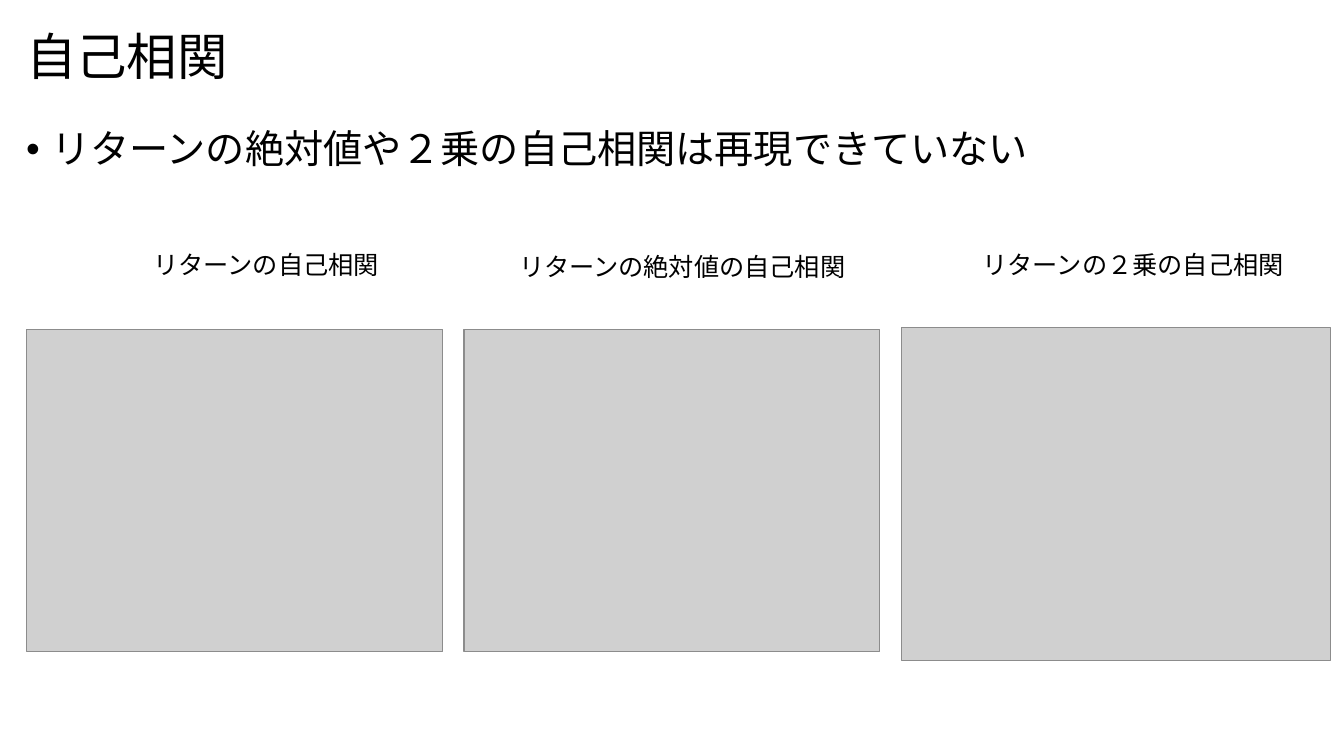
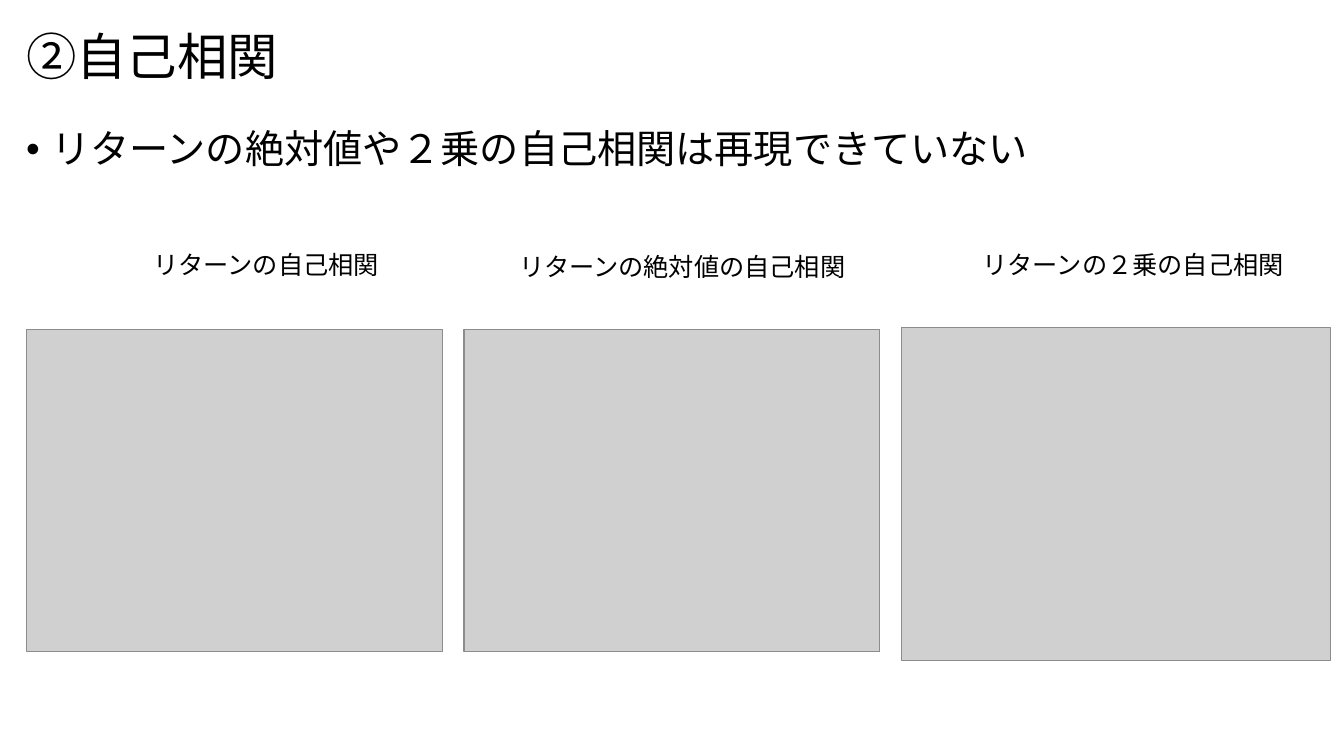
Before and after one commit to nakayasu720/report, a slide deck: slide 14 of 時系列データの生成.pptx. Drawn at 1344x756 pixels with LibreOffice and Linux fonts; fonts in the diff are those of the drawing; grey boxes stand for pictures. Boxes give left, top, right and bottom in pixels: in the first picture for what was removed or moved away, otherwise in the second. Text is boxed around its words. In the diff, an @@ line names an element or a change of style, - is before the commit and + after.

```diff
--- a/時系列データの生成.pptx
+++ b/時系列データの生成.pptx
@@ title at bbox=[26, 32, 278, 80]: text changed @@
-自己相関
+②自己相関
```
Also in this commit, not shown: 17 other slides changed, 5 slides added, 3 slides removed.
